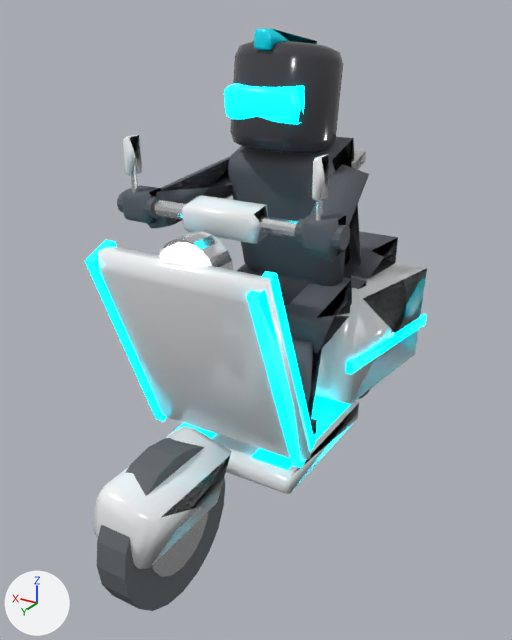
Renders of the glTF model models/scooter_fwd.glb from each side of a commit.
One viewpoint serves both versions: a 50 mm camera at (-0.995, 1.842, 1.465) aimed at (0.053, 0.095, 0.591). The axes (+X, +Y, +Z) are drawn at lower left. The lights are the same throughout. The picture after the commit comes second. Where no turn or scale is listed for an object, it has been applied to the vertices.

Objects in the first picture: 'piloto_capacete_corpo', 'piloto_capacete_visor', 'piloto_coxa_esq', 'piloto_torso', 'scooter_assoalho_plataforma', 'scooter_carenagem_traseira', 'scooter_escudo_frontal', 'scooter_farol_borda', 'scooter_friso_escudo_esq', 'scooter_guidao_centro', 'scooter_paralama_diant', 'scooter_roda_diant_pneu' and 25 more.
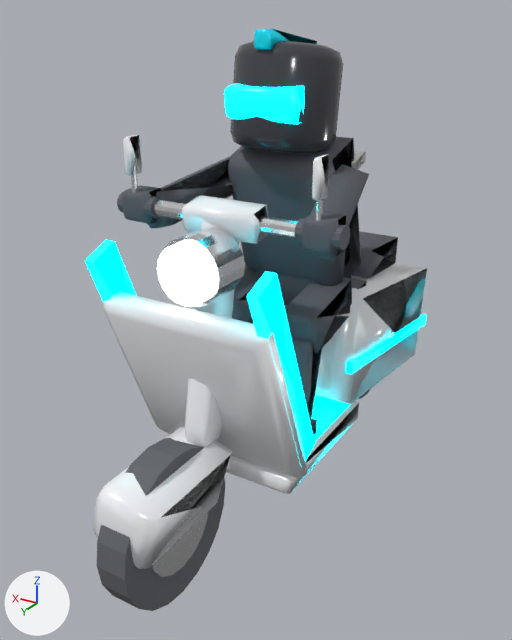
Location of each change, (x1, y1, x2, y2) in pixels of the pictures (512 x 640 px):
'scooter_escudo_frontal', moved, rescaled (14% shorter): before (98, 246, 311, 462); after (103, 292, 307, 478)
'scooter_farol_borda', moved, rescaled: before (159, 231, 234, 270); after (164, 227, 245, 307)
'scooter_guidao_centro.001', added: after (185, 220, 239, 447)
'scooter_farol_lente', unchanged, uncovered by the edit: before (160, 243, 208, 265); after (157, 242, 215, 307)

What changed in the scene script:
```text
Add mat_m_lambreta_branco_001:
    mat_m_lambreta_branco_001 = principled_material('m_lambreta_branco.001')
    mat_m_lambreta_branco_001.base_color = (0.94, 0.96, 0.98)  # white #f8fafd
    mat_m_lambreta_branco_001.metallic = 0.05
    mat_m_lambreta_branco_001.roughness = 0.18
Add me_scooter_guidao_centro_001:
    me_scooter_guidao_centro_001.from_pydata(...)  # 40 vertices, 76 faces; spans x -0.057..0.06, y -0.132..0.129, z -0.313..0.313
    me_scooter_guidao_centro_001.materials.append(mat_m_lambreta_branco_001)  # white #f8fafd
Change ob_scooter_escudo_frontal:
    ob_scooter_escudo_frontal.location: (0.0, 0.44, 0.62) -> (0.0, 0.44, 0.533)
    ob_scooter_escudo_frontal.scale: (1.0, 1.0, 1.0) -> (1.0, 0.976, 0.847)
Change ob_scooter_farol_borda:
    ob_scooter_farol_borda.location: (0.0, 0.48, 0.88) -> (0.0, 0.446, 0.88)
    ob_scooter_farol_borda.scale: (1.0, 1.0, 1.0) -> (1.0, 1.0, 1.46)
Add ob_scooter_guidao_centro_001:
    ob_scooter_guidao_centro_001 = bpy.data.objects.new('scooter_guidao_centro.001', me_scooter_guidao_centro_001)
    ob_scooter_guidao_centro_001.location = (0.0, 0.413, 0.685)
```
